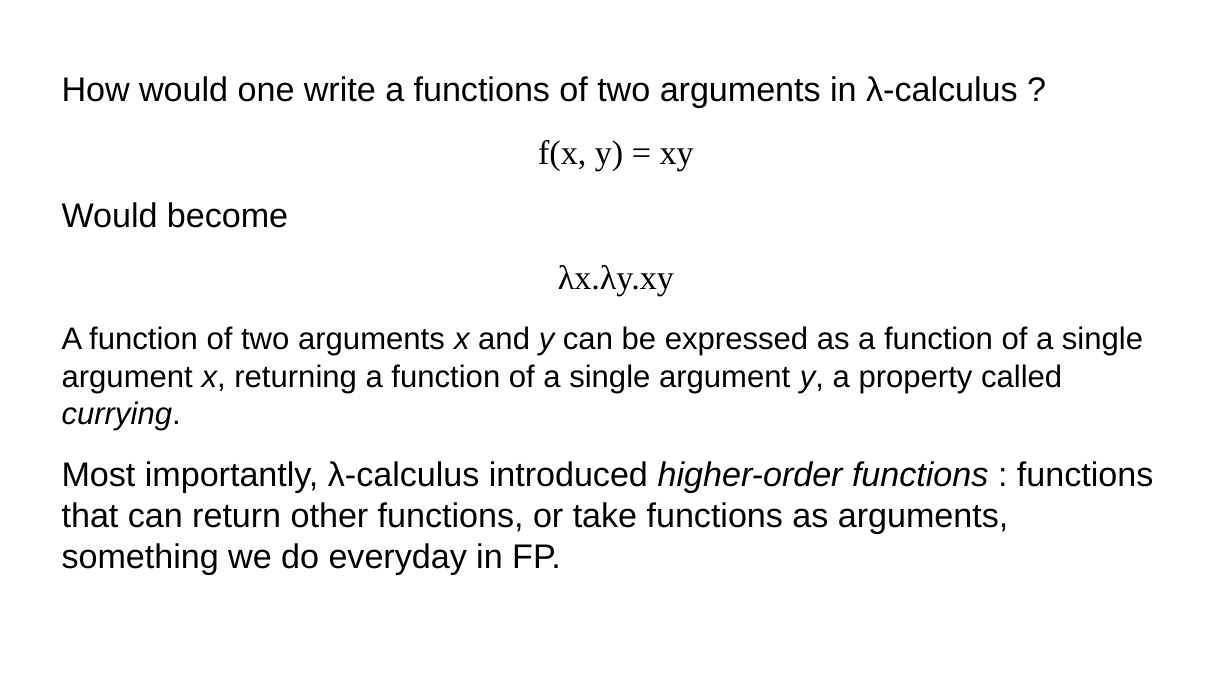
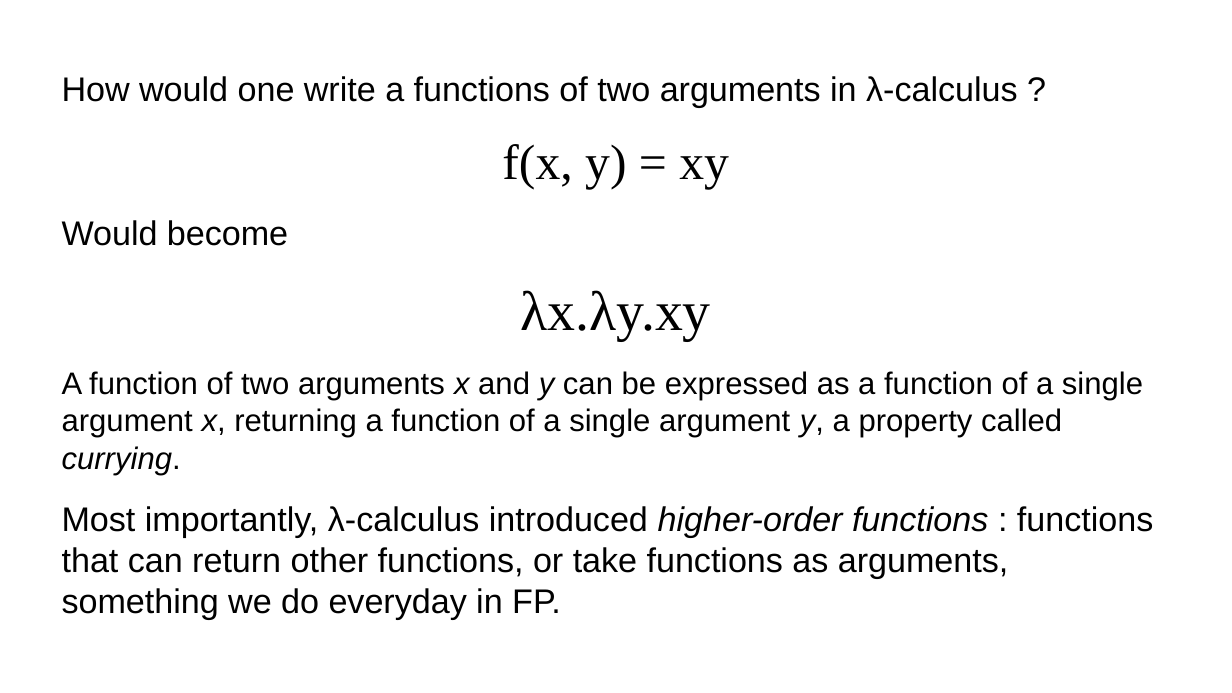
Before and after one commit to gbogard/scala-introduction-training, a slide deck: slide 28 of slides.odp (slide 27 before the commit). Drawn at 1232x693 pixels with LibreOffice and Linux fonts; fonts in the diff are those of the drawing; background and template pictures are left out. Boxes give left, top, right and bottom in pixels: in the first picture for what was removed or moved away, otherwise in the second. Text is boxed around its words. In the diff, an @@ line names an element or a change of style, - is before the commit and + after.

Commit message:
Updated slides

```diff
--- a/slides.odp
+++ b/slides.odp
@@ text at box(502, 144, 729, 341): size 22 to 32 pt in "f(x, y) = xy"; size 22 to 36 pt in "λx.λy.xy" @@
```
Also in this commit, not shown: 1 other slide changed, 4 slides added.
